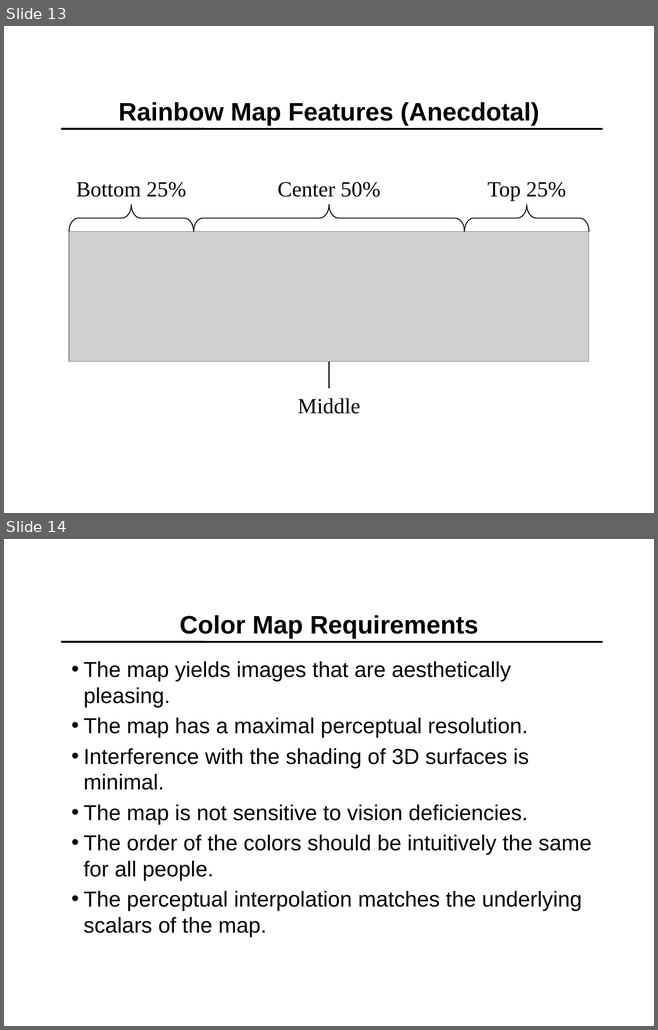
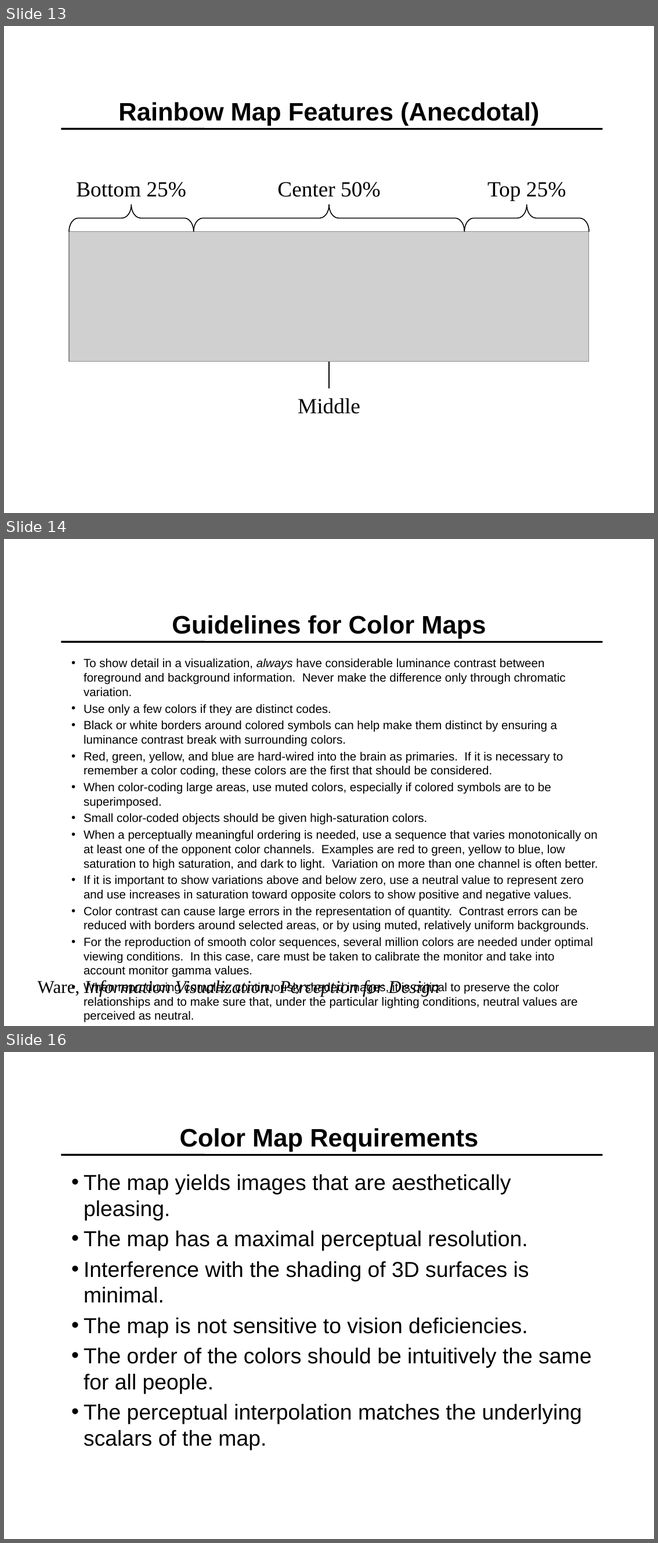
Before and after one commit to kmorel-papers/ColorMaps, a slide deck: ColorMaps.pptx. Shown one above the other, each under a label of ours: slides 13 and 14 before the commit, slides 13, 14 and 16 after it; the slides between them are not shown. The pictures are 658x1030 and 658x1543 pixels, drawn with LibreOffice and Linux fonts; fonts in the diff are those of the drawing; grey boxes stand for pictures; background and template pictures are left out. Boxes give left, top, right and bottom in pixels: in the first picture for what was removed or moved away, otherwise in the second. Text is boxed around its words. In the diff, an @@ line names an element or a change of style, - is before the commit and + after.

```diff
--- a/ColorMaps.pptx
+++ b/ColorMaps.pptx
@@ slide 14 added at <box>4,539,654,1026</box>, background #FFFFFF; not listed: 1 template element that a slide beside it also shows @@
@@ title added at <box>172,615,485,639</box>, 28 pt, text #000000, bold @@
+Guidelines for Color Maps
@@ text added at <box>83,658,597,1023</box>, 13.2 pt, text #000000 @@
+• To show detail in a visualization, always have considerable luminance contrast between foreground and background information. Never make the difference only through chromatic variation.
+• Use only a few colors if they are distinct codes.
+• Black or white borders around colored symbols can help make them distinct by ensuring a luminance contrast break with surrounding colors.
+• Red, green, yellow, and blue are hard-wired into the brain as primaries. If it is necessary to remember a color coding, these colors are the first that should be considered.
+• When color-coding large areas, use muted colors, especially if colored symbols are to be superimposed.
+• Small color-coded objects should be given high-saturation colors.
+• When a perceptually meaningful ordering is needed, use a sequence that varies monotonically on at least one of the opponent color channels. Examples are red to green, yellow to blue, low saturation to high saturation, and dark to light. Variation on more than one channel is often better.
+• If it is important to show variations above and below zero, use a neutral value to represent zero and use increases in saturation toward opposite colors to show positive and negative values.
+• Color contrast can cause large errors in the representation of quantity. Contrast errors can be reduced with borders around selected areas, or by using muted, relatively uniform backgrounds.
+• For the reproduction of smooth color sequences, several million colors are needed under optimal viewing conditions. In this case, care must be taken to calibrate the monitor and take into account monitor gamma values.
+• When reproducing complex, continuously shaded images, it is critical to preserve the color relationships and to make sure that, under the particular lighting conditions, neutral values are perceived as neutral.
+• Beware of oversaturating colors, especially when a printed image is to be the end product.
@@ text added at <box>38,980,439,997</box>, 20 pt, text #000000, italic @@
+Ware, Information Visualization: Perception for Design
@@ what was slide 14 is now slide 16 @@
```
Also in this commit, not shown: 2 slides changed, 2 other slides added, 1 slide removed.
